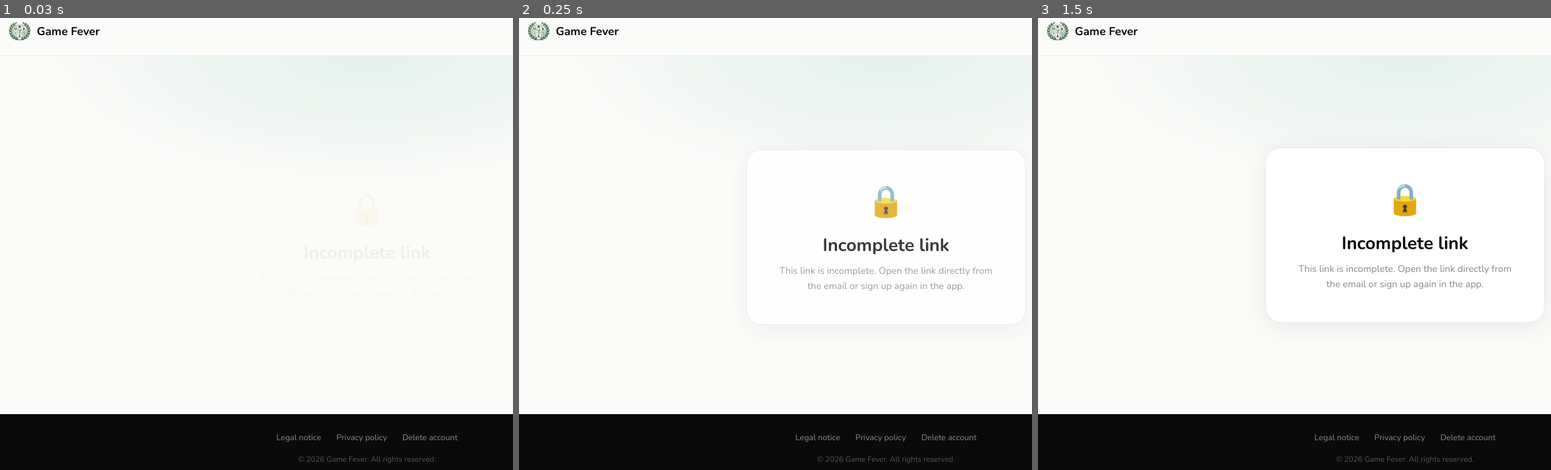
Above: before the commit, frames 1-3 (left to right).
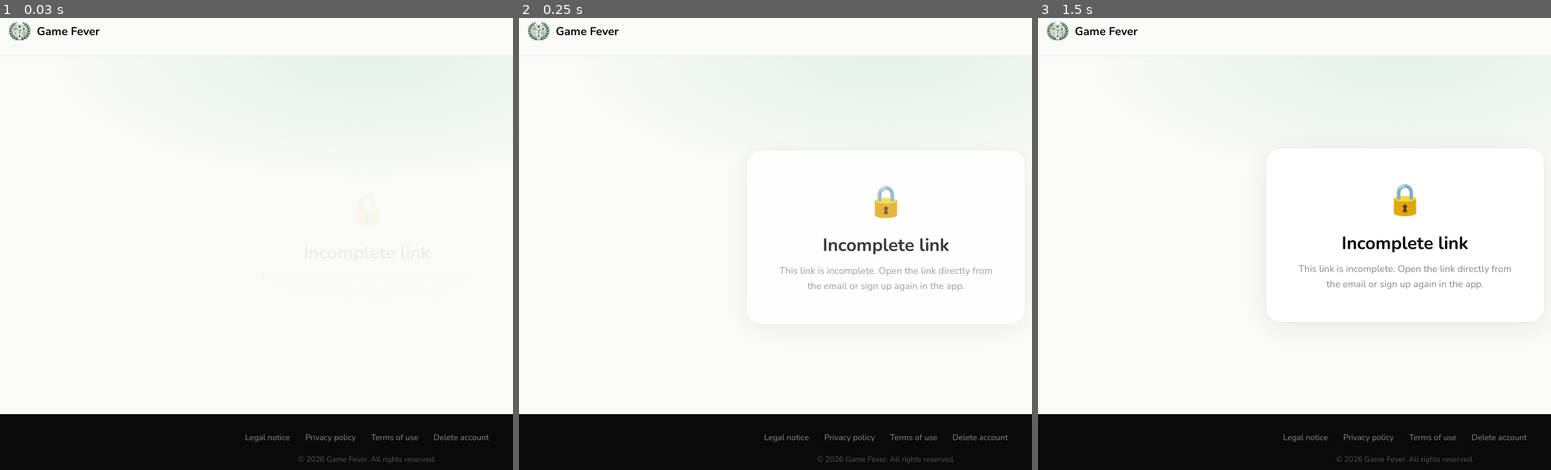
Above: after the commit, the same moments.

Repository: harmr95-spec/gamefever-homepage
Game: browser game, page confirm/index.html
The game is run twice, just before and just after one commit, with the same random seed, the same clock (stepped at 60 frames per second) and the same inputs.
Inputs:
- Up to frame 1 (0.03 s): no input
- Up to frame 2 (0.25 s): no input
- Up to frame 3 (1.5 s): no input

The runs differ from the first frame. In frame 1, 0.3% of the frame differs, in the area x 47-96%, y 92-94%; in frame 2, 0.3%; in frame 3, 0.3%.

Commit message:
Hilfsseiten: Link zu den Nutzungsbedingungen im Fuß
Co-Authored-By: Claude Opus 5.5 <noreply@anthropic.com>
Claude-Session: https://claude.ai/code/session_0178QkPT3khmYxSoPNPGNX2g

Diff:
--- a/confirm/index.html
+++ b/confirm/index.html
@@ -156,6 +156,7 @@
     <div class="footer-links">
       <a href="../impressum.html" data-t="fussImpressum" data-t-href="fussImpressumLink">Impressum</a>
       <a href="../datenschutz.html" data-t="fussDatenschutz" data-t-href="fussDatenschutzLink">Datenschutzerklärung</a>
+      <a href="../nutzungsbedingungen.html" data-t="fussNutzung" data-t-href="fussNutzungLink">Nutzungsbedingungen</a>
       <a href="../konto-loeschen/" data-t="fussLoeschen">Konto löschen</a>
 
     </div>
@@ -180,6 +181,7 @@
         bestaetigtTitel: 'E-Mail bestätigt!', bestaetigtBadge: '✓ Erfolgreich bestätigt',
       fussImpressum: 'Impressum', fussImpressumLink: '../impressum.html',
       fussDatenschutz: 'Datenschutzerklärung', fussDatenschutzLink: '../datenschutz.html',
+      fussNutzung: 'Nutzungsbedingungen', fussNutzungLink: '../nutzungsbedingungen.html',
       fussLoeschen: 'Konto löschen', fussCopy: '© 2026 Game Fever. Alle Rechte vorbehalten.',
       },
       en: {
@@ -196,6 +198,7 @@
         bestaetigtTitel: 'Email confirmed!', bestaetigtBadge: '✓ Successfully confirmed',
       fussImpressum: 'Legal notice', fussImpressumLink: '../en/legal-notice.html',
       fussDatenschutz: 'Privacy policy', fussDatenschutzLink: '../en/privacy.html',
+      fussNutzung: 'Terms of use', fussNutzungLink: '../en/terms.html',
       fussLoeschen: 'Delete account', fussCopy: '© 2026 Game Fever. All rights reserved.',
       },
     });
--- a/konto-loeschen/index.html
+++ b/konto-loeschen/index.html
@@ -345,6 +345,7 @@
     <div class="footer-links">
       <a href="../impressum.html" data-t="fussImpressum" data-t-href="fussImpressumLink">Impressum</a>
       <a href="../datenschutz.html" data-t="fussDatenschutz" data-t-href="fussDatenschutzLink">Datenschutzerklärung</a>
+      <a href="../nutzungsbedingungen.html" data-t="fussNutzung" data-t-href="fussNutzungLink">Nutzungsbedingungen</a>
       <a href="./" data-t="fussLoeschen">Konto löschen</a>
       <span data-sprachwahl data-de="?lang=de" data-en="?lang=en"></span>
     </div>
@@ -398,6 +399,7 @@
         erledigtText: "Dein Game-Fever-Konto wurde gelöscht. Wenn die App noch auf deinem Handy installiert ist, kannst du sie einfach deinstallieren.",
       fussImpressum: 'Impressum', fussImpressumLink: '../impressum.html',
       fussDatenschutz: 'Datenschutzerklärung', fussDatenschutzLink: '../datenschutz.html',
+      fussNutzung: 'Nutzungsbedingungen', fussNutzungLink: '../nutzungsbedingungen.html',
       fussLoeschen: 'Konto löschen', fussCopy: '© 2026 Game Fever. Alle Rechte vorbehalten.',
       },
       en: {
@@ -441,6 +443,7 @@
         erledigtText: "Your Game Fever account has been deleted. If the app is still installed on your phone, you can simply uninstall it.",
       fussImpressum: 'Legal notice', fussImpressumLink: '../en/legal-notice.html',
       fussDatenschutz: 'Privacy policy', fussDatenschutzLink: '../en/privacy.html',
+      fussNutzung: 'Terms of use', fussNutzungLink: '../en/terms.html',
       fussLoeschen: 'Delete account', fussCopy: '© 2026 Game Fever. All rights reserved.',
       },
     });
--- a/reset-password/index.html
+++ b/reset-password/index.html
@@ -285,6 +285,7 @@
     <div class="footer-links">
       <a href="../impressum.html" data-t="fussImpressum" data-t-href="fussImpressumLink">Impressum</a>
       <a href="../datenschutz.html" data-t="fussDatenschutz" data-t-href="fussDatenschutzLink">Datenschutzerklärung</a>
+      <a href="../nutzungsbedingungen.html" data-t="fussNutzung" data-t-href="fussNutzungLink">Nutzungsbedingungen</a>
       <a href="../konto-loeschen/" data-t="fussLoeschen">Konto löschen</a>
 
     </div>
@@ -327,6 +328,7 @@
         unvollstaendig: "Dieser Link ist unvollständig. Bitte fordere in der App über „Passwort vergessen?“ einen neuen Link an.",
       fussImpressum: 'Impressum', fussImpressumLink: '../impressum.html',
       fussDatenschutz: 'Datenschutzerklärung', fussDatenschutzLink: '../datenschutz.html',
+      fussNutzung: 'Nutzungsbedingungen', fussNutzungLink: '../nutzungsbedingungen.html',
       fussLoeschen: 'Konto löschen', fussCopy: '© 2026 Game Fever. Alle Rechte vorbehalten.',
       },
       en: {
@@ -358,6 +360,7 @@
         unvollstaendig: "This link is incomplete. Please request a new link in the app via “Forgot password?”.",
       fussImpressum: 'Legal notice', fussImpressumLink: '../en/legal-notice.html',
       fussDatenschutz: 'Privacy policy', fussDatenschutzLink: '../en/privacy.html',
+      fussNutzung: 'Terms of use', fussNutzungLink: '../en/terms.html',
       fussLoeschen: 'Delete account', fussCopy: '© 2026 Game Fever. All rights reserved.',
       },
     });
